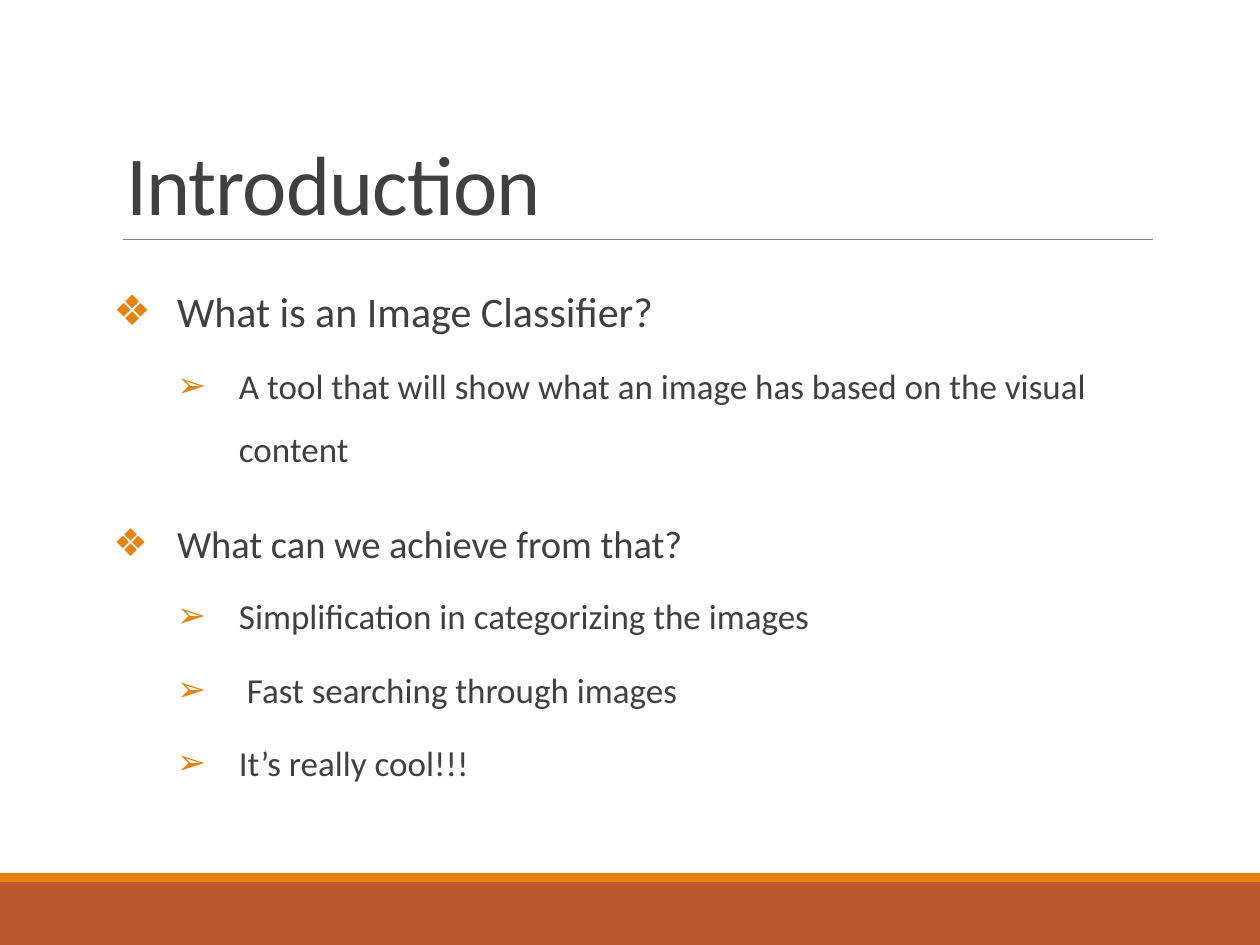
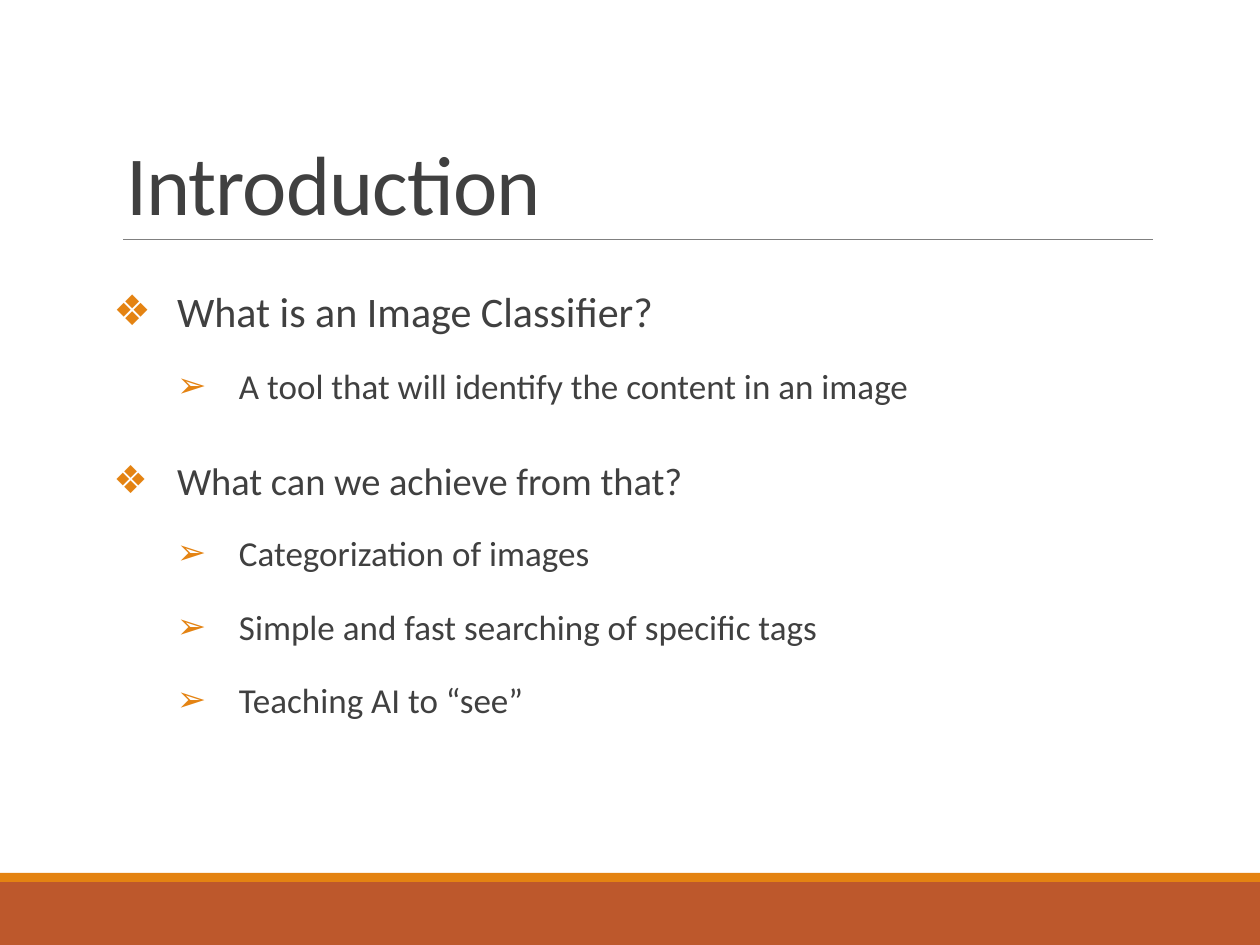
Before and after one commit to somyamohanty/Pixel_Dawgs, a slide deck: slide 3 of Documents/Final Presentation.pptx. Drawn at 1260x945 pixels with LibreOffice and Linux fonts; fonts in the diff are those of the drawing. Boxes give left, top, right and bottom in pixels: in the first picture for what was removed or moved away, otherwise in the second. Text is boxed around its words. In the diff, an @@ line names an element or a change of style, - is before the commit and + after.

```diff
--- a/Documents/Final Presentation.pptx
+++ b/Documents/Final Presentation.pptx
@@ text at (239,374,907,405): text changed @@
-  ➢ A tool that will show what an image has based on the visual content
+  ➢ A tool that will identify the content in an image
@@ text at (239,542,816,719): text changed @@
-  ➢ Simplification in categorizing the images
-  ➢ Fast searching through images
-  ➢ It’s really cool!!!
+  ➢ Categorization of images
+  ➢ Simple and fast searching of specific tags
+  ➢ Teaching AI to “see”
```
Also in this commit, not shown: 6 other slides changed, 1 slide added.
